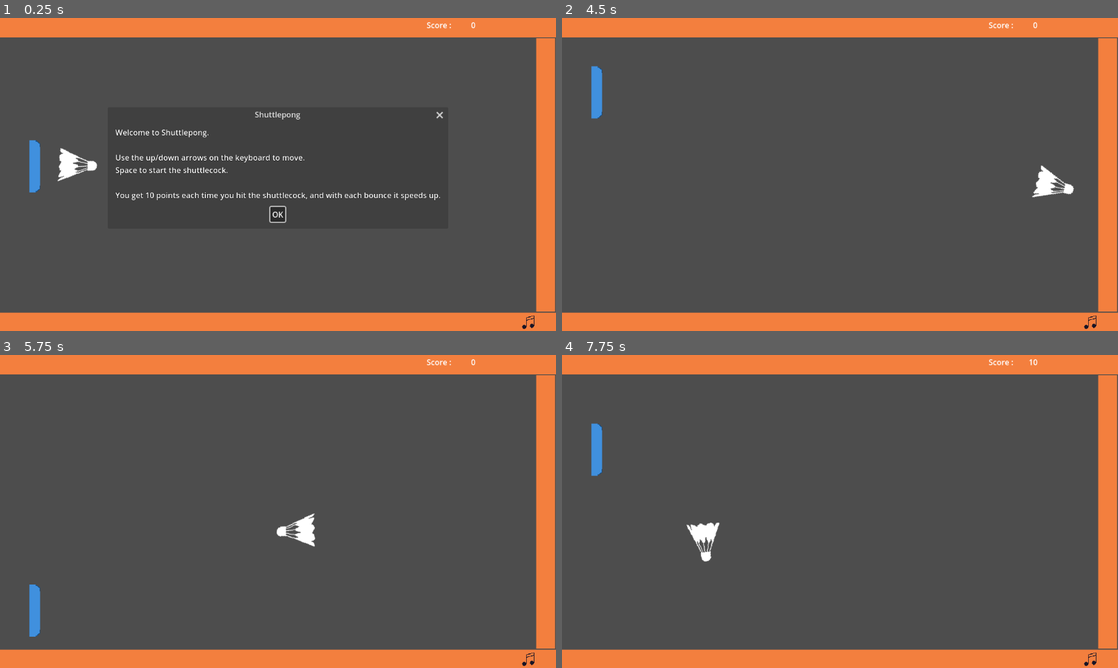
Above: before the commit, frames 1-4 (two rows, left to right).
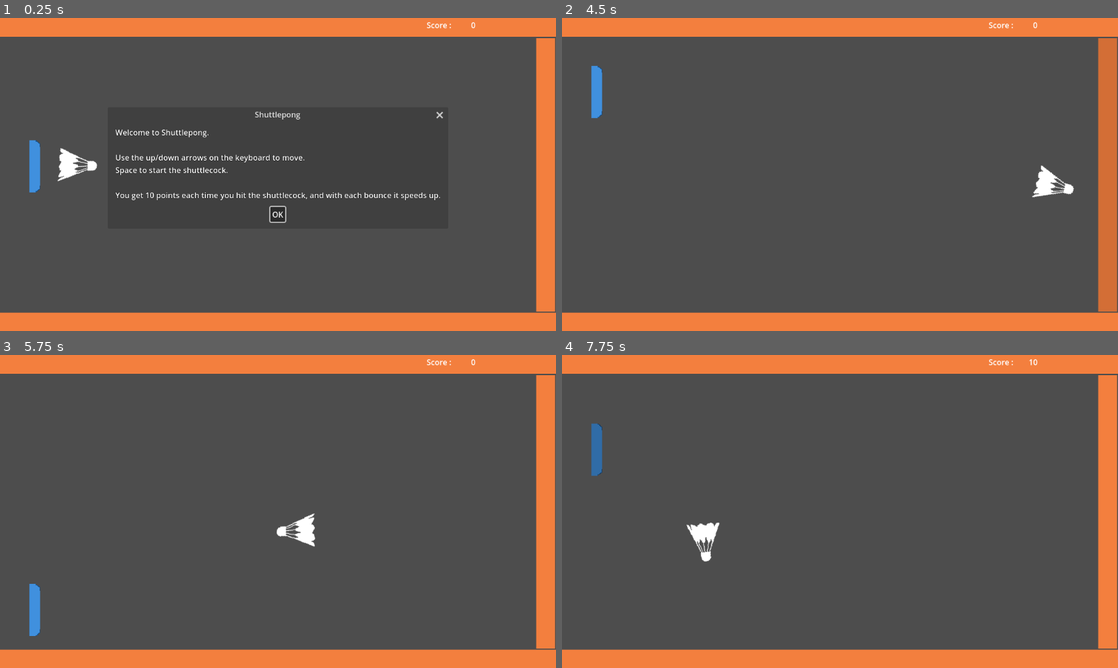
Above: after the commit, the same moments.

Repository: binghamkl/shuttlecock
Game: Godot game, scene res://shuttlecock.tscn
Same seed, same stepped clock (60 frames per second), same inputs: the game is played once before the commit and once after it.
Inputs (mouse positions are in pixels of both pictures, inside the frame that each line leads up to):
- Up to frame 1 (0.25 s): no input
- Up to frame 2 (4.5 s): click "OK" at 0.5 s; tap Enter at 1.25 s; move the mouse to (1090, 321) at 1.27 s; hold Up (up) 1.28-2.03 s; hold Space (start) 1.28-2.03 s; click (1090, 321) at 1.42 s; move the mouse to (728, 190) at 2.02 s; hold Down (down) 2.03-2.78 s; tap Space (start) at 2.1, 3.6 s; click (728, 190) at 2.17 s; move the mouse to (895, 105) at 2.77 s; hold Space (start) 2.78-3.53 s; hold Up (up) 2.78-4.28 s; click (895, 105) at 2.92 s; move the mouse to (812, 237) at 3.52 s; click (812, 237) at 3.67 s; move the mouse to (1006, 221) at 4.27 s; hold Down (down) from 4.28 s (still down); hold Space (start) from 4.28 s (still down); click (1006, 221) at 4.42 s
- Up to frame 3 (5.75 s): keep holding Down (down); move the mouse to (111, 464) at 5.02 s; release Space (start) at 5.03 s; tap Space (start) at 5.1 s; click (111, 464) at 5.17 s
- Up to frame 4 (7.75 s): move the mouse to (867, 511) at 5.77 s; hold Space (start) 5.78-6.53 s; click (867, 511) at 5.92 s; move the mouse to (756, 433) at 6.52 s; release Down (down) at 6.53 s; hold Up (up) from 6.53 s (still down); tap Space (start) at 6.6 s; click (756, 433) at 6.67 s; move the mouse to (962, 495) at 7.27 s; hold Space (start) from 7.28 s (still down); click (962, 495) at 7.42 s

The runs differ from the first frame. In frame 1, 0.3% of the frame differs, in the area x 0-100%, y 6-100%; in frame 2, 3.1%; in frame 3, 0.3%; in frame 4, 0.6%.

Commit message:
feature: Added flashing walls and bat on bounce

Diff:
--- a/project/CollisionParticle.gd
+++ b/project/CollisionParticle.gd
@@ -10,3 +10,7 @@
 
 func setDirection(direction : Vector3):
 	$GPUParticles2D.process_material.direction = direction * -1
+
+
+func _on_gpu_particles_2d_finished():
+	queue_free()
--- a/project/CollisionParticle.tscn
+++ b/project/CollisionParticle.tscn
@@ -24,6 +24,7 @@
 damping_max = 2.0
 color_ramp = SubResource("GradientTexture1D_d8x52")
 turbulence_enabled = true
+turbulence_noise_strength = 0.2
 turbulence_noise_scale = 5.0
 
 [node name="ParticleNode" type="Node2D"]
@@ -37,3 +38,5 @@
 explosiveness = 1.0
 visibility_rect = Rect2(-5, -4.9991, 10, 60.6324)
 trail_enabled = true
+
+[connection signal="finished" from="GPUParticles2D" to="." method="_on_gpu_particles_2d_finished"]
--- a/project/PlayerBat.gd
+++ b/project/PlayerBat.gd
@@ -14,3 +14,8 @@
 		velocity.y = move_toward(velocity.x, 0, SPEED)
 
 	move_and_collide(velocity * delta)
+
+
+func bounce():
+	$AnimationPlayer.active = true
+	$AnimationPlayer.play("BatFlash")
--- a/project/Shuttlecock.gd
+++ b/project/Shuttlecock.gd
@@ -41,7 +41,8 @@
 		if collide:
 			play_bonk()
 			bounce.emit(velocity, collide.get_position())
-
+			if collide.get_collider().has_method("bounce"):
+				collide.get_collider().bounce()
 			velocity = velocity.bounce(collide.get_normal()) + Vector2(float((randi() % 100)) / 20 - 10.0, float(randi() % 100) / 10 - 5.0)
 			speed = speed + 10
 			if velocity.x == 0:
--- /dev/null
+++ b/project/TopWall.gd
@@ -0,0 +1,6 @@
+extends StaticBody2D
+
+
+func bounce():
+	$WallFlashAnimation.active = true
+	$WallFlashAnimation.play("WallFlash")
--- a/project/main.gd
+++ b/project/main.gd
@@ -26,6 +26,7 @@
 	score = 0
 	$"Score Label/ScoreValue".text = str(score)
 
+
 func _on_shuttlecock_score():
 	score += 10
 	$"Score Label/ScoreValue".text = str(score)
--- a/project/shuttlecock.tscn
+++ b/project/shuttlecock.tscn
@@ -1,30 +1,33 @@
-[gd_scene load_steps=18 format=3 uid="uid://ol3fy5wrdj7k"]
+[gd_scene load_steps=12 format=3 uid="uid://ol3fy5wrdj7k"]
 
 [ext_resource type="Texture2D" uid="uid://crpqg4fvwqnmc" path="res://Images/shuttlecock.png" id="1_ih47p"]
 [ext_resource type="Script" path="res://main.gd" id="1_pbe4o"]
 [ext_resource type="Script" path="res://Shuttlecock.gd" id="1_r2444"]
 [ext_resource type="Script" path="res://PlayerBat.gd" id="3_xxkw2"]
 [ext_resource type="AudioStream" uid="uid://6uvlce2cp7ur" path="res://audio/sfx/bonk2.wav" id="4_007cm"]
-[ext_resource type="Texture2D" uid="uid://56kavk6tblr0" path="res://Images/music.png" id="4_aesoa"]
-[ext_resource type="Script" path="res://Music2.gd" id="4_f0753"]
+[ext_resource type="PackedScene" uid="uid://ddewnfw1xkqda" path="res://wall.tscn" id="5_ct56e"]
 [ext_resource type="Texture2D" uid="uid://dmmlxc00rkr54" path="res://Images/playerbat.png" id="5_fw7bk"]
-[ext_resource type="AudioStream" uid="uid://dkno1xejq15yb" path="res://audio/music/easy-arcade-hartzmann-main-version-28392-02-32_uppbeat.io.mp3" id="6_sc5sm"]
-[ext_resource type="Texture2D" uid="uid://c26olypgjowdx" path="res://Images/mutemusic.png" id="7_nyt7q"]
 
-[sub_resource type="PhysicsMaterial" id="PhysicsMaterial_n77np"]
-rough = true
+[sub_resource type="Animation" id="Animation_keop5"]
+resource_name = "BatFlash"
+step = 1.0
+tracks/0/type = "value"
+tracks/0/imported = false
+tracks/0/enabled = true
+tracks/0/path = NodePath("Sprite2D:modulate")
+tracks/0/interp = 1
+tracks/0/loop_wrap = true
+tracks/0/keys = {
+"times": PackedFloat32Array(0, 0.0001, 0.2, 0.4, 0.4001, 0.6),
+"transitions": PackedFloat32Array(1, 1, 1, 1, 1, 1),
+"update": 0,
+"values": [Color(1, 1, 1, 1), Color(0.501961, 0.501961, 0.501961, 1), Color(1, 1, 1, 1), Color(1, 1, 1, 1), Color(0.501961, 0.501961, 0.501961, 1), Color(1, 1, 1, 1)]
+}
 
-[sub_resource type="RectangleShape2D" id="RectangleShape2D_4h8rm"]
-size = Vector2(39.8621, 40)
-
-[sub_resource type="PhysicsMaterial" id="PhysicsMaterial_cwllb"]
-rough = true
-
-[sub_resource type="RectangleShape2D" id="RectangleShape2D_gl1w1"]
-size = Vector2(1.32758, 33.5)
-
-[sub_resource type="PhysicsMaterial" id="PhysicsMaterial_4teu5"]
-rough = true
+[sub_resource type="AnimationLibrary" id="AnimationLibrary_xi0x0"]
+_data = {
+"BatFlash": SubResource("Animation_keop5")
+}
 
 [sub_resource type="RectangleShape2D" id="RectangleShape2D_0j56d"]
 size = Vector2(20, 122.067)
@@ -60,83 +63,15 @@
 
 [node name="Walls" type="Node2D" parent="."]
 
-[node name="TopWall" type="StaticBody2D" parent="Walls"]
-position = Vector2(-581, -324)
-scale = Vector2(29, 1)
-physics_material_override = SubResource("PhysicsMaterial_n77np")
-metadata/_edit_lock_ = true
+[node name="TopWall" parent="Walls" instance=ExtResource("5_ct56e")]
+position = Vector2(-581, -325)
 
-[node name="ColorRect" type="ColorRect" parent="Walls/TopWall"]
-offset_right = 40.0
-offset_bottom = 40.0
-size_flags_vertical = 0
-color = Color(0.952941, 0.498039, 0.243137, 1)
-metadata/_edit_lock_ = true
+[node name="BottomWall" parent="Walls" instance=ExtResource("5_ct56e")]
+position = Vector2(-580, 286)
 
-[node name="CollisionShape2D" type="CollisionShape2D" parent="Walls/TopWall"]
-position = Vector2(19.9655, 20)
-shape = SubResource("RectangleShape2D_4h8rm")
-metadata/_edit_lock_ = true
-
-[node name="BottomWall" type="StaticBody2D" parent="Walls"]
-position = Vector2(-580, 286)
-scale = Vector2(29, 1)
-physics_material_override = SubResource("PhysicsMaterial_cwllb")
-
-[node name="ColorRect" type="ColorRect" parent="Walls/BottomWall"]
-offset_right = 40.0
-offset_bottom = 40.0
-size_flags_vertical = 0
-mouse_filter = 2
-color = Color(0.952941, 0.498039, 0.243137, 1)
-metadata/_edit_lock_ = true
-
-[node name="CollisionShape2D" type="CollisionShape2D" parent="Walls/BottomWall"]
-position = Vector2(19.9655, 20)
-shape = SubResource("RectangleShape2D_4h8rm")
-metadata/_edit_lock_ = true
-
-[node name="Controls" type="Node2D" parent="Walls/BottomWall"]
-
-[node name="Music2" type="Area2D" parent="Walls/BottomWall/Controls"]
-z_index = 1
-position = Vector2(37.931, 20)
-script = ExtResource("4_f0753")
-
-[node name="CollisionShape2D" type="CollisionShape2D" parent="Walls/BottomWall/Controls/Music2"]
-position = Vector2(0.112072, -1.25)
-shape = SubResource("RectangleShape2D_gl1w1")
-
-[node name="AudioStreamPlayer" type="AudioStreamPlayer" parent="Walls/BottomWall/Controls/Music2"]
-stream = ExtResource("6_sc5sm")
-autoplay = true
-
-[node name="MusicSprite" type="Sprite2D" parent="Walls/BottomWall/Controls/Music2"]
-scale = Vector2(0.018319, 0.578125)
-texture = ExtResource("4_aesoa")
-metadata/_edit_group_ = true
-
-[node name="MuteMusicSprite" type="Sprite2D" parent="Walls/BottomWall/Controls/Music2"]
-visible = false
-scale = Vector2(0.018, 0.578)
-texture = ExtResource("7_nyt7q")
-
-[node name="RightWall" type="StaticBody2D" parent="Walls"]
+[node name="RightWalls" parent="Walls" instance=ExtResource("5_ct56e")]
 position = Vector2(535, -282)
 scale = Vector2(0.982, 14.15)
-physics_material_override = SubResource("PhysicsMaterial_4teu5")
-
-[node name="ColorRect" type="ColorRect" parent="Walls/RightWall"]
-offset_right = 40.0
-offset_bottom = 40.0
-size_flags_vertical = 0
-color = Color(0.952941, 0.498039, 0.243137, 1)
-metadata/_edit_lock_ = true
-
-[node name="CollisionShape2D" type="CollisionShape2D" parent="Walls/RightWall"]
-position = Vector2(19.9655, 20)
-shape = SubResource("RectangleShape2D_4h8rm")
-metadata/_edit_lock_ = true
 
 [node name="PlayerBat" type="CharacterBody2D" parent="."]
 position = Vector2(-515, -69)
@@ -152,6 +87,12 @@
 position = Vector2(14.4737, 19.403)
 scale = Vector2(1, 0.4)
 texture = ExtResource("5_fw7bk")
+
+[node name="AnimationPlayer" type="AnimationPlayer" parent="PlayerBat"]
+active = false
+libraries = {
+"": SubResource("AnimationLibrary_xi0x0")
+}
 
 [node name="Area2D" type="Area2D" parent="."]
 position = Vector2(-892, -54)
@@ -205,5 +146,4 @@
 
 [connection signal="bounce" from="Shuttlecock" to="." method="_on_shuttlecock_bounce"]
 [connection signal="score" from="Shuttlecock" to="." method="_on_shuttlecock_score"]
-[connection signal="input_event" from="Walls/BottomWall/Controls/Music2" to="Walls/BottomWall/Controls/Music2" method="_on_input_event"]
 [connection signal="body_entered" from="Area2D" to="." method="_on_area_2d_body_entered"]
--- /dev/null
+++ b/project/wall.tscn
@@ -0,0 +1,53 @@
+[gd_scene load_steps=6 format=3 uid="uid://ddewnfw1xkqda"]
+
+[ext_resource type="Script" path="res://TopWall.gd" id="1_euup1"]
+
+[sub_resource type="PhysicsMaterial" id="PhysicsMaterial_n77np"]
+rough = true
+
+[sub_resource type="RectangleShape2D" id="RectangleShape2D_4h8rm"]
+size = Vector2(39.8621, 40)
+
+[sub_resource type="Animation" id="Animation_ohmrj"]
+resource_name = "WallFlash"
+tracks/0/type = "value"
+tracks/0/imported = false
+tracks/0/enabled = true
+tracks/0/path = NodePath("ColorRect:modulate")
+tracks/0/interp = 1
+tracks/0/loop_wrap = true
+tracks/0/keys = {
+"times": PackedFloat32Array(0, 0.01, 0.2, 0.4, 0.6),
+"transitions": PackedFloat32Array(1, 1, 1, 1, 1),
+"update": 0,
+"values": [Color(1, 1, 1, 1), Color(0.501961, 0.501961, 0.501961, 1), Color(1, 1, 1, 1), Color(0.501961, 0.501961, 0.501961, 1), Color(1, 1, 1, 1)]
+}
+
+[sub_resource type="AnimationLibrary" id="AnimationLibrary_vfrjr"]
+_data = {
+"WallFlash": SubResource("Animation_ohmrj")
+}
+
+[node name="Wall" type="StaticBody2D"]
+scale = Vector2(29, 1)
+physics_material_override = SubResource("PhysicsMaterial_n77np")
+script = ExtResource("1_euup1")
+metadata/_edit_lock_ = true
+
+[node name="CollisionShape2D" type="CollisionShape2D" parent="."]
+position = Vector2(19.9655, 20)
+shape = SubResource("RectangleShape2D_4h8rm")
+metadata/_edit_lock_ = true
+
+[node name="ColorRect" type="ColorRect" parent="."]
+offset_right = 40.0
+offset_bottom = 40.0
+size_flags_vertical = 0
+color = Color(0.952941, 0.498039, 0.243137, 1)
+metadata/_edit_lock_ = true
+
+[node name="WallFlashAnimation" type="AnimationPlayer" parent="."]
+active = false
+libraries = {
+"": SubResource("AnimationLibrary_vfrjr")
+}
Not shown, changed: docs/index.html
Not shown, changed: docs/index.js
Not shown, changed: docs/index.pck
Not shown, changed: docs/index.wasm
Not shown, changed: export/linux/shuttlepong.pck
Not shown, changed: export/windows/shuttlepong.pck
